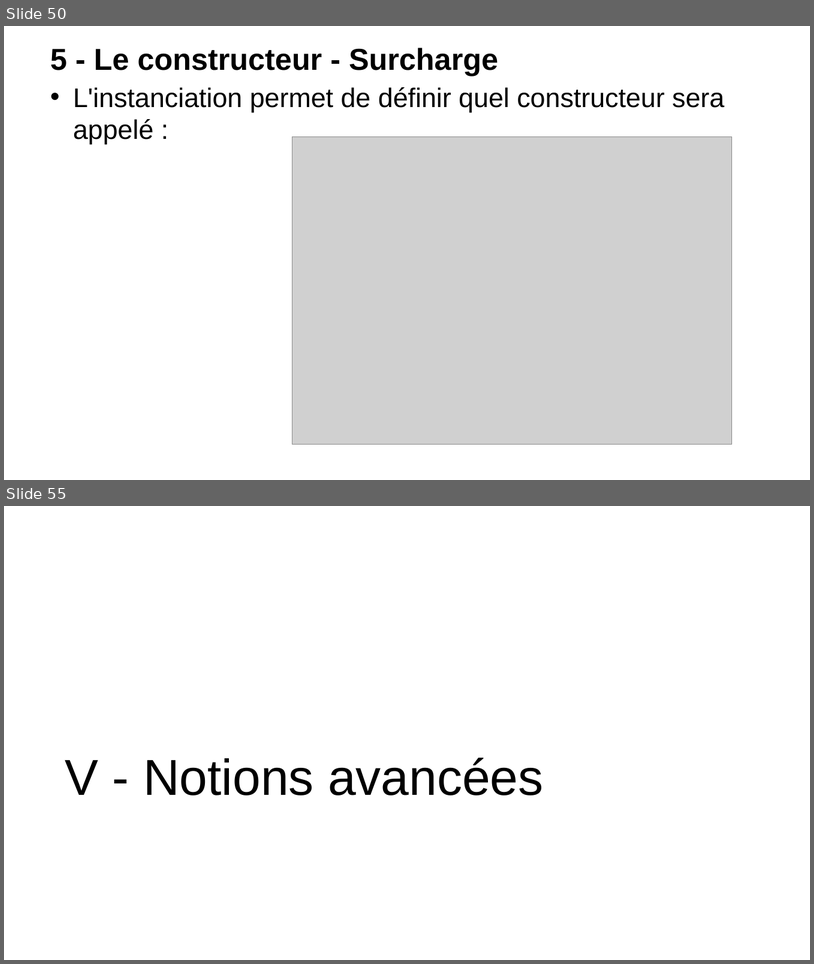
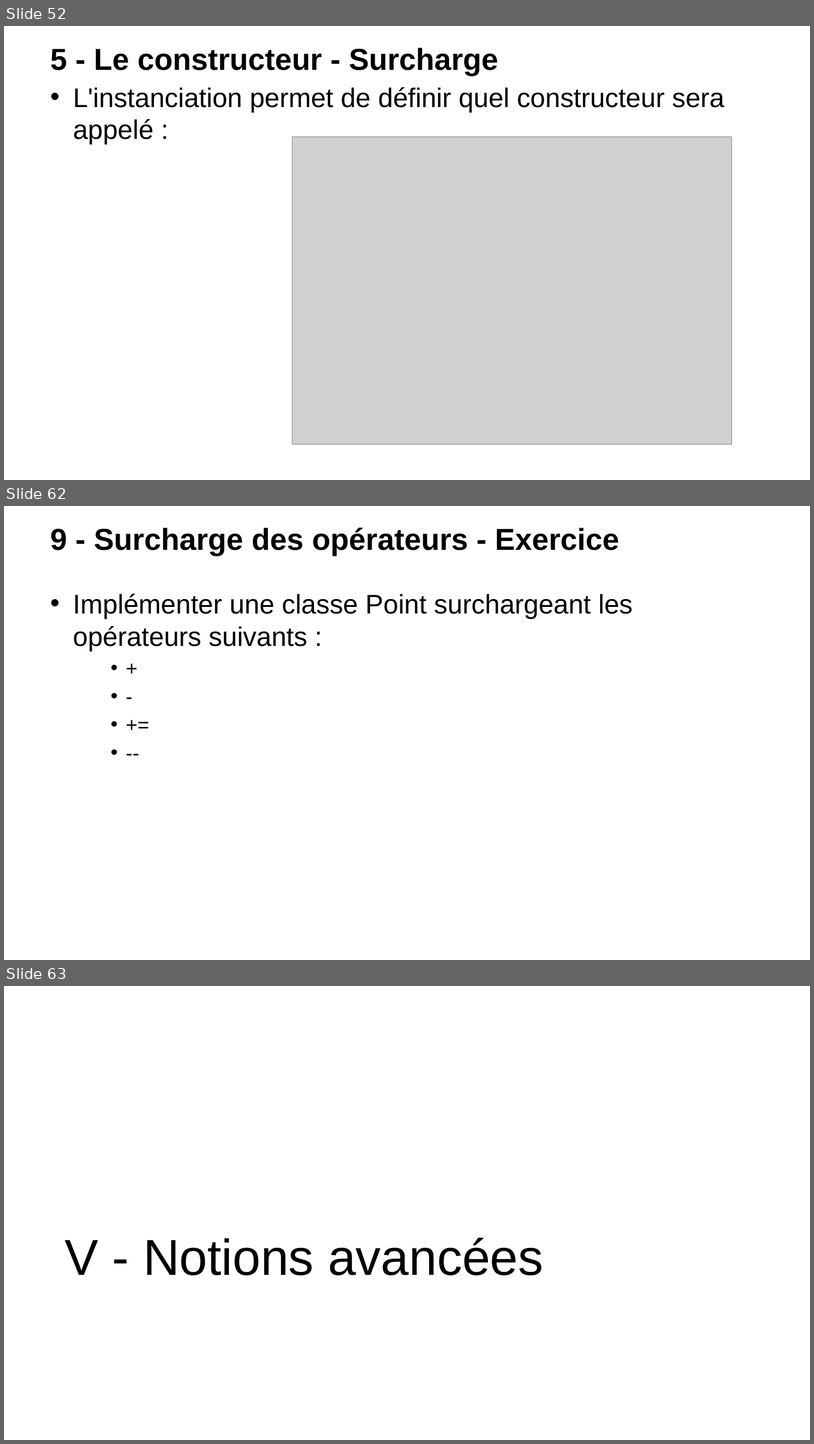
Before and after one commit to t-tortosa/cppCourses, a slide deck: POO.pptx. Shown one above the other, each under a label of ours: slides 50 and 55 before the commit, slides 52, 62 and 63 after it; the slides between them are not shown. The pictures are 814x964 and 814x1444 pixels, drawn with LibreOffice and Linux fonts; fonts in the diff are those of the drawing; grey boxes stand for pictures; background and template pictures are left out. Boxes give left, top, right and bottom in pixels: in the first picture for what was removed or moved away, otherwise in the second. Text is boxed around its words. In the diff, an @@ line names an element or a change of style, - is before the commit and + after.

```diff
--- a/POO.pptx
+++ b/POO.pptx
@@ slide 62 added at (4, 506, 810, 960), background picture (left out) @@
@@ title added at (50, 528, 620, 556), 36 pt, text #000000, bold @@
+9 - Surcharge des opérateurs - Exercice
@@ text added at (73, 594, 633, 651), 32 pt, text #000000 @@
+• Implémenter une classe Point surchargeant les opérateurs suivants :
+    • +
+    • -
+    • +=
+    • --
@@ what was slide 50 is now slide 52 @@
@@ what was slide 55 is now slide 63 @@
```
Also in this commit, not shown: 4 slides changed, 7 other slides added, 4 other files.
